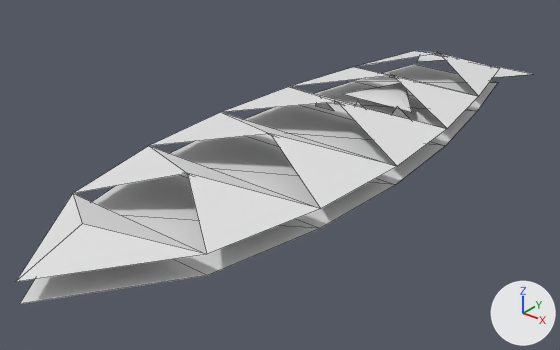
The OBJ model GameData/Meshes/Ships/vesper/freighter_bulk.obj, before and after one commit.
Both versions are drawn from a 50 mm lens placed at (7.56, -11.22, 5.68), pointed at (-0.31, -1.37, -0.42). The axes (+X, +Y, +Z) are drawn at lower right. The lights are the same throughout. The older version comes first. Mesh edges are drawn as thin lines. Where no turn or scale is listed for an object, it has been applied to the vertices. Vertices at exactly the same position are counted once.

Names of what the first picture shows: 'freighter_bulk'.
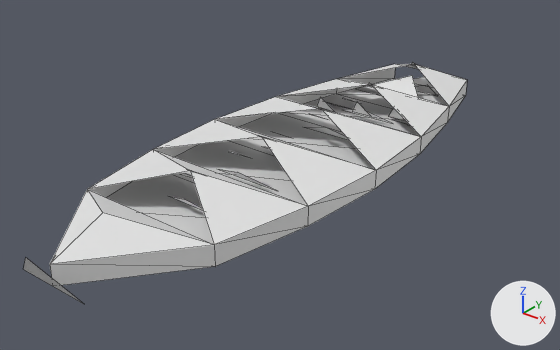
Pixel boxes [x1, y1, x2, y2] of what changed, in the pictures (560 x 350 px):
'freighter_bulk', reshaped (14% narrower)
    before: [16, 51, 531, 304]
    after: [24, 62, 467, 303]
part 1 of me_freighter_bulk, rebuilt (14% narrower)
    before: [16, 51, 500, 282]
    after: [50, 64, 467, 285]
part 2 of me_freighter_bulk, rebuilt
    before: [344, 83, 412, 112]
    after: [356, 76, 418, 98]
part 3 of me_freighter_bulk, rebuilt
    before: [315, 103, 334, 111]
    after: [317, 97, 334, 111]
part 4 of me_freighter_bulk, rebuilt
    before: [356, 101, 363, 107]
    after: [352, 102, 370, 116]
part 5 of me_freighter_bulk, rebuilt
    before: [392, 106, 409, 119]
    after: [389, 108, 406, 121]
part 6 of me_freighter_bulk, deleted
    before: [268, 52, 531, 135]
part 7 of me_freighter_bulk, reshaped
    before: [20, 64, 498, 304]
    after: [24, 62, 437, 303]

The change in detail:
me_freighter_bulk is used by ob_freighter_bulk; location (0.0, 0.0, 0.0).
me_freighter_bulk had 65 vertices, 40 faces and spanned x -1.93..1.93, y -6.97..5.72, z 0.0..0.73.
me_freighter_bulk now has 104 vertices, 77 faces and spans x -1.76..1.76, y -6.78..3.71, z 0.0..0.75.
me_freighter_bulk part 1: the loose piece of 19 vertices spanning x -1.93..1.93, y -6.97..4.67, z 0.33..0.68 is rebuilt with 32 vertices and now spans x -1.76..1.76, y -6.47..3.47, z 0.0..0.7.
me_freighter_bulk part 2: the loose piece of 3 vertices spanning x -0.81..0.81, y 1.27..2.38, z 0.26..0.4 is rebuilt with 3 vertices and now spans x -0.77..0.77, y 1.68..2.67, z 0.27..0.46.
me_freighter_bulk part 3: the loose piece of 3 vertices spanning x -0.97..-0.5, y 0.37..0.57, z 0.18..0.5 is rebuilt with 3 vertices and now spans x -0.91..-0.47, y 0.36..0.55, z 0.18..0.5.
me_freighter_bulk part 4: the loose piece of 3 vertices spanning x -0.23..0.23, y 0.6..0.8, z 0.18..0.5 is rebuilt with 3 vertices and now spans x -0.22..0.22, y 0.58..0.77, z 0.18..0.5.
me_freighter_bulk part 5: the loose piece of 3 vertices spanning x 0.5..0.97, y 0.84..1.04, z 0.18..0.5 is rebuilt with 3 vertices and now spans x 0.47..0.91, y 0.8..0.99, z 0.18..0.5.
me_freighter_bulk part 6: 6 loose pieces with 18 vertices, spanning x -1.45..1.45, y -2.12..5.72, z 0.0..0.73, are deleted.
Part 7, on me_freighter_bulk:
13 vertices are removed from x -1.93..1.93, y -6.97..4.67, z 0.0.
11 faces are deleted.
52 vertices are added at x -1.37..1.37, y -6.78..3.71, z 0.0..0.75.
5 new vertices lie (0.36, 0.0, 0.0) away from vertices in x -0.18, y -3.73..2.9, z 0.6.
19 new faces join them.
Other edits to the shape of me_freighter_bulk do not show in these pictures.
